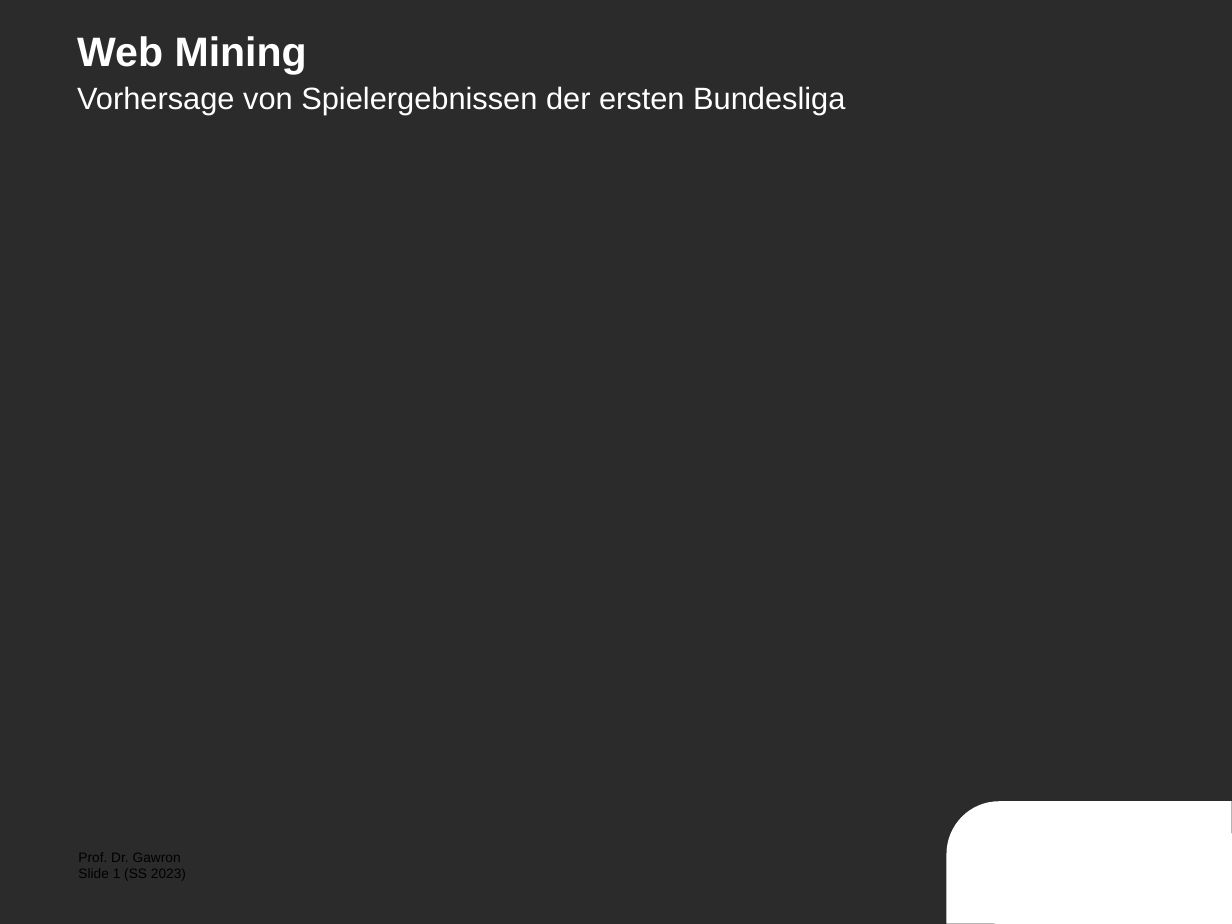
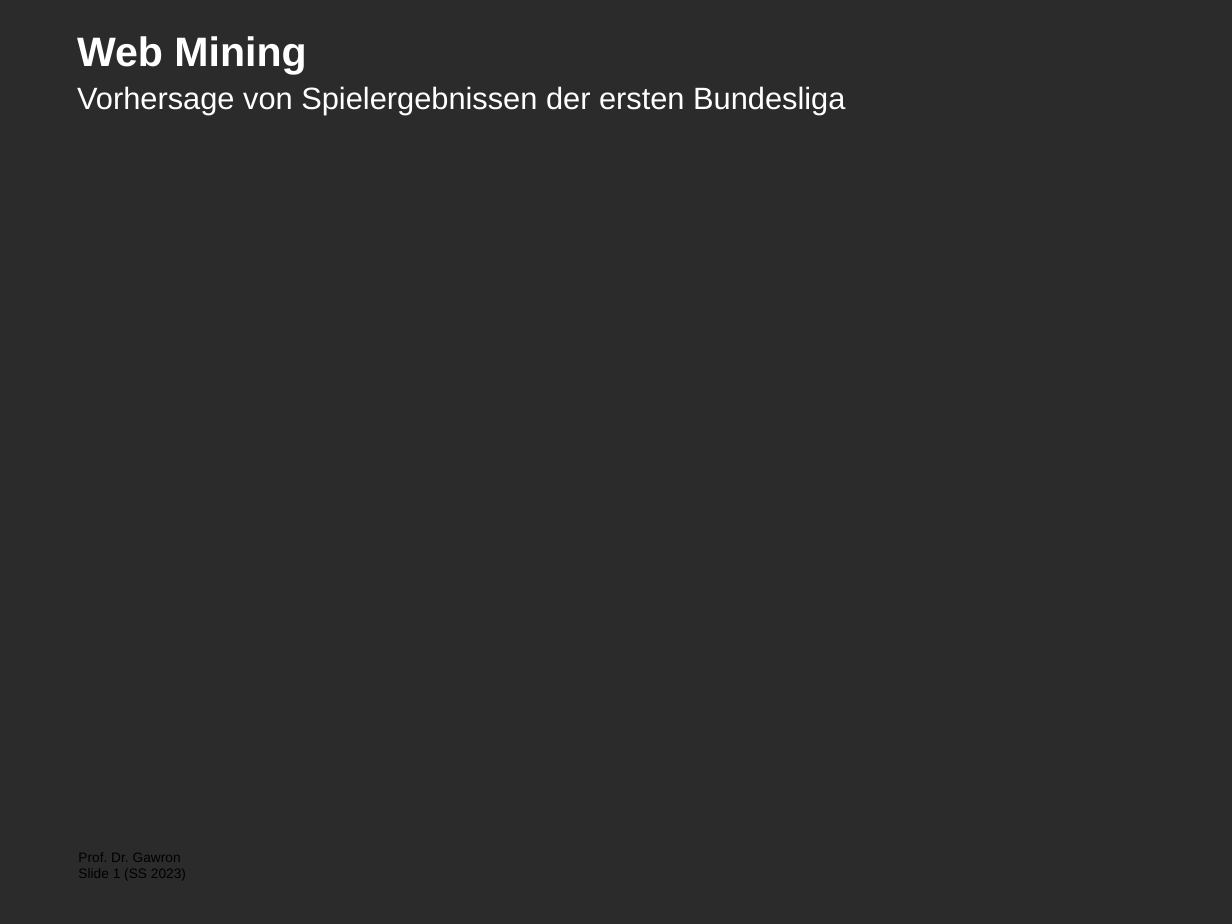
Before and after one commit to lucajanas/web-mining, a slide deck: slide 1 of InterimPresentation.pptx. Drawn at 1232x924 pixels with LibreOffice and Linux fonts; fonts in the diff are those of the drawing; background and template pictures are left out; a plain dark background stands for a picture behind light text. Boxes give left, top, right and bottom in pixels: in the first picture for what was removed or moved away, otherwise in the second. Text is boxed around its words. In the diff, an @@ line names an element or a change of style, - is before the commit and + after.

Commit message:
added some slides

```diff
--- a/InterimPresentation.pptx
+++ b/InterimPresentation.pptx
@@ freeform shape removed at box(946, 801, 1232, 924) @@
```
Also in this commit, not shown: 3 other slides changed, 3 slides added.
